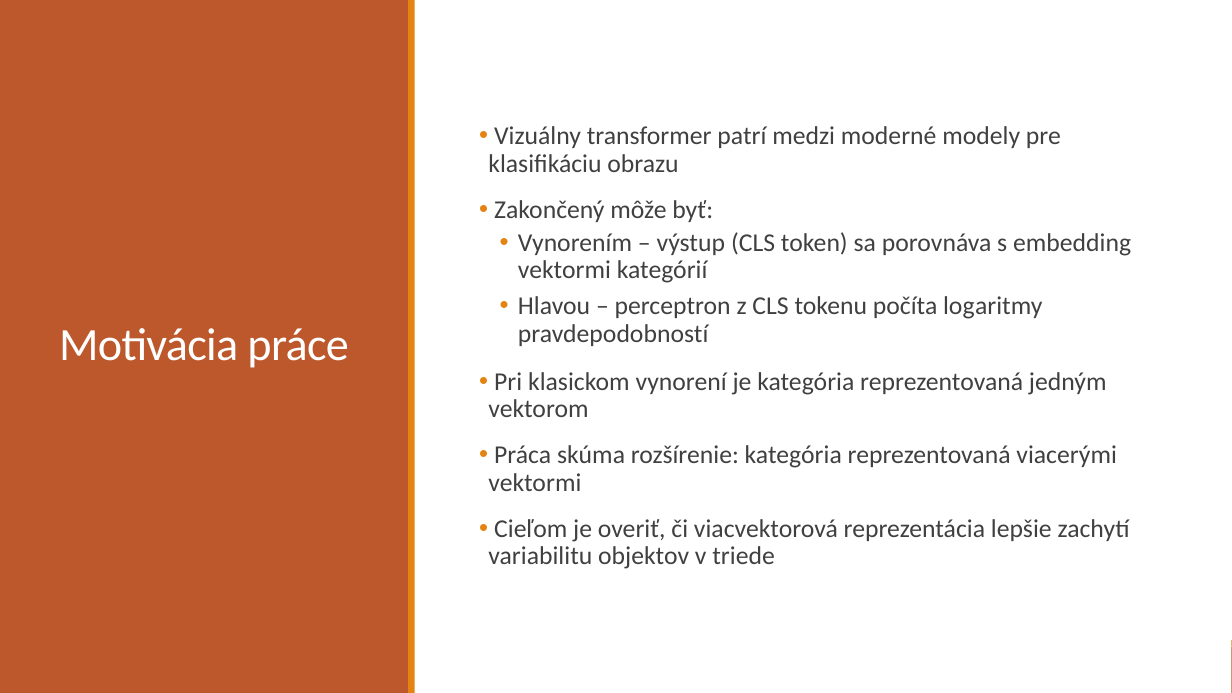
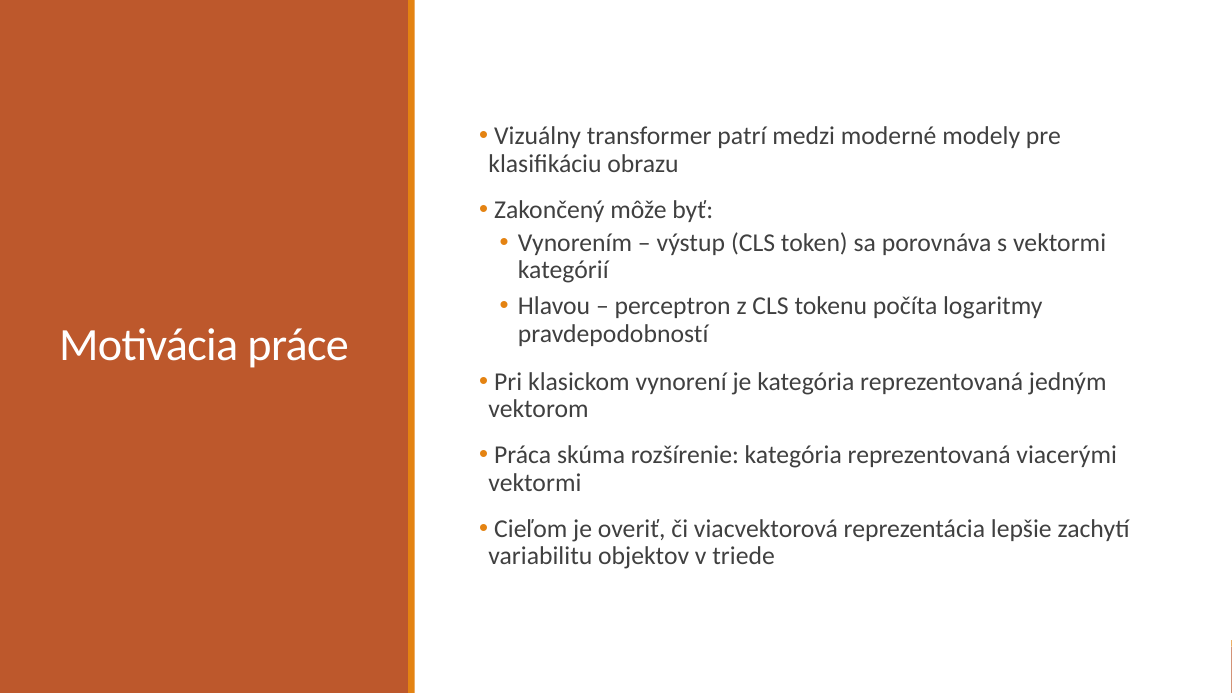
Before and after one commit to BushDemon/ViT-prototype-classification, a slide deck: slide 2 of docs/presentation/Vizuálny transformer so sekundárnym vynorením.pptx. Drawn at 1232x693 pixels with LibreOffice and Linux fonts; fonts in the diff are those of the drawing. Boxes give left, top, right and bottom in pixels: in the first picture for what was removed or moved away, otherwise in the second. Text is boxed around its words. In the diff, an @@ line names an element or a change of style, - is before the commit and + after.

Commit message:
final pptx

```diff
--- a/docs/presentation/Vizuálny transformer so sekundárnym vynorením.pptx
+++ b/docs/presentation/Vizuálny transformer so sekundárnym vynorením.pptx
@@ text at <box>518,232,1106,283</box>: text changed @@
-  • Vynorením – výstup (CLS token) sa porovnáva s embedding vektormi kategórií
+  • Vynorením – výstup (CLS token) sa porovnáva s vektormi kategórií
```
Also in this commit, not shown: 9 other slides changed, 1 other file.
